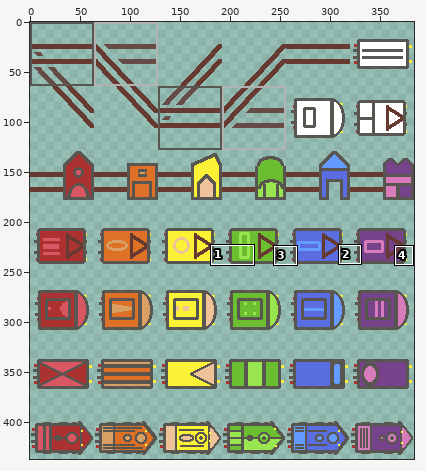
File history of a sprite sheet, rails.png. Above, an overview of the earlier version with the close-up marked.
Close-up. Earlier state:
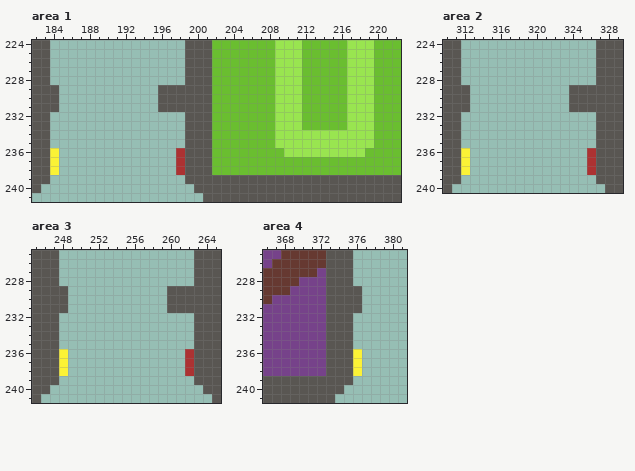
The file is 384x448 pixels. Colours within 5 levels of each other are drawn and written as one. Shown: area 1: x 182..222, y 224..241; area 2: x 310..329, y 224..240; area 3: x 245..265, y 225..241; area 4: x 366..381, y 225..241. The wide view leaves out empty margins. The commit also changed other parts of the picture, which this record leaves out.
New version:
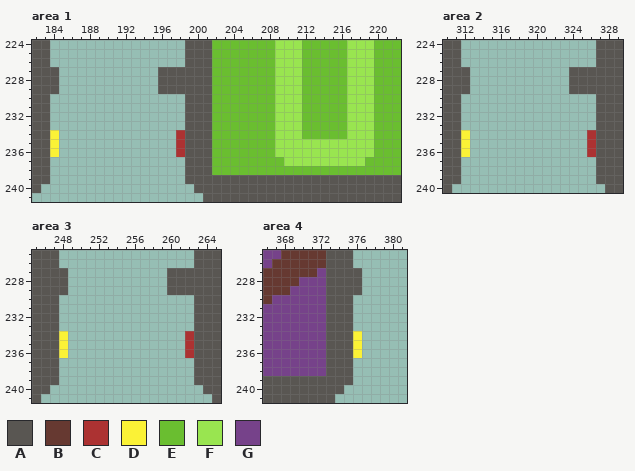
Palette (. is transparent): A #595652  B #663931  C #ac3232  D #fbf236  E #6abe30  F #99e550  G #76428a
The exact change:
--- area 1
@@ x 182..222 @@
 226 AA...............AAAEEEEEEEFFFEEEEEFFFEEE
-227 AA...............AAAEEEEEEEFFFEEEEEFFFEEE
-228 AA...............AAAEEEEEEEFFFEEEEEFFFEEE
+227 AAA...........AAAAAAEEEEEEEFFFEEEEEFFFEEE
+228 AAA...........AAAAAAEEEEEEEFFFEEEEEFFFEEE
 229 AAA...........AAAAAAEEEEEEEFFFEEEEEFFFEEE
-230 AAA...........AAAAAAEEEEEEEFFFEEEEEFFFEEE
-231 AAA...........AAAAAAEEEEEEEFFFEEEEEFFFEEE
+230 AA...............AAAEEEEEEEFFFEEEEEFFFEEE
+231 AA...............AAAEEEEEEEFFFEEEEEFFFEEE
 232 AA...............AAAEEEEEEEFFFEEEEEFFFEEE
 233 AA...............AAAEEEEEEEFFFEEEEEFFFEEE
-234 AA...............AAAEEEEEEEFFFFFFFFFFFEEE
-235 AA...............AAAEEEEEEEFFFFFFFFFFFEEE
-236 AAD.............CAAAEEEEEEEEFFFFFFFFFEEEE
-237 AAD.............CAAAEEEEEEEEEEEEEEEEEEEEE
-238 AAD.............CAAAEEEEEEEEEEEEEEEEEEEEE
+234 AAD.............CAAAEEEEEEEFFFEEEEEFFFEEE
+235 AAD.............CAAAEEEEEEEFFFFFFFFFFFEEE
+236 AAD.............CAAAEEEEEEEFFFFFFFFFFFEEE
+237 AA...............AAAEEEEEEEEFFFFFFFFFEEEE
+238 AA...............AAAEEEEEEEEEEEEEEEEEEEEE
 239 AA...............AAAAAAAAAAAAAAAAAAAAAAAA
--- area 2
@@ x 310..329 @@
 226 AA...............AAA
-227 AA...............AAA
-228 AA...............AAA
+227 AAA...........AAAAAA
+228 AAA...........AAAAAA
 229 AAA...........AAAAAA
-230 AAA...........AAAAAA
-231 AAA...........AAAAAA
+230 AA...............AAA
+231 AA...............AAA
 232 AA...............AAA
 233 AA...............AAA
-234 AA...............AAA
-235 AA...............AAA
+234 AAD.............CAAA
+235 AAD.............CAAA
 236 AAD.............CAAA
-237 AAD.............CAAA
-238 AAD.............CAAA
+237 AA...............AAA
+238 AA...............AAA
 239 AA...............AAA
--- area 3
@@ x 245..265 @@
 226 AAA...............AAA
-227 AAA...............AAA
-228 AAA...............AAA
+227 AAAA...........AAAAAA
+228 AAAA...........AAAAAA
 229 AAAA...........AAAAAA
-230 AAAA...........AAAAAA
-231 AAAA...........AAAAAA
+230 AAA...............AAA
+231 AAA...............AAA
 232 AAA...............AAA
 233 AAA...............AAA
-234 AAA...............AAA
-235 AAA...............AAA
+234 AAAD.............CAAA
+235 AAAD.............CAAA
 236 AAAD.............CAAA
-237 AAAD.............CAAA
-238 AAAD.............CAAA
+237 AAA...............AAA
+238 AAA...............AAA
 239 AAA...............AAA
--- area 4
@@ x 374..378 @@
 226 AA...
-227 AA...
-228 AA...
+227 AAA..
+228 AAA..
 229 AAA..
-230 AAA..
-231 AAA..
+230 AA...
+231 AA...
 232 AA...
 233 AA...
-234 AA...
-235 AA...
+234 AAD..
+235 AAD..
 236 AAD..
-237 AAD..
-238 AAD..
+237 AA...
+238 AA...
 239 AA...
Changed places in both close-ups, as pixel boxes (x1, y1, x2, y2):
changed: (50, 67, 59, 175)
changed: (158, 67, 185, 175)
changed: (275, 130, 374, 166)
changed: (461, 67, 470, 175)
changed: (569, 67, 596, 175)
changed: (59, 268, 68, 376)
changed: (167, 268, 194, 376)
changed: (353, 268, 362, 376)
